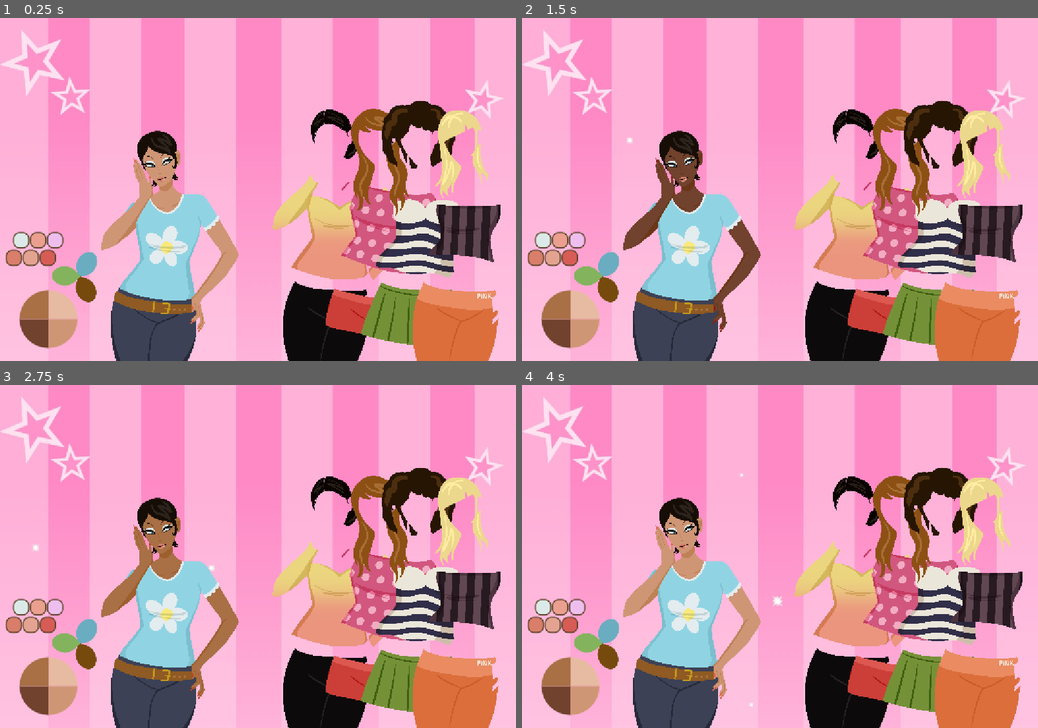
Above: before the commit, frames 1-4 (two rows, left to right).
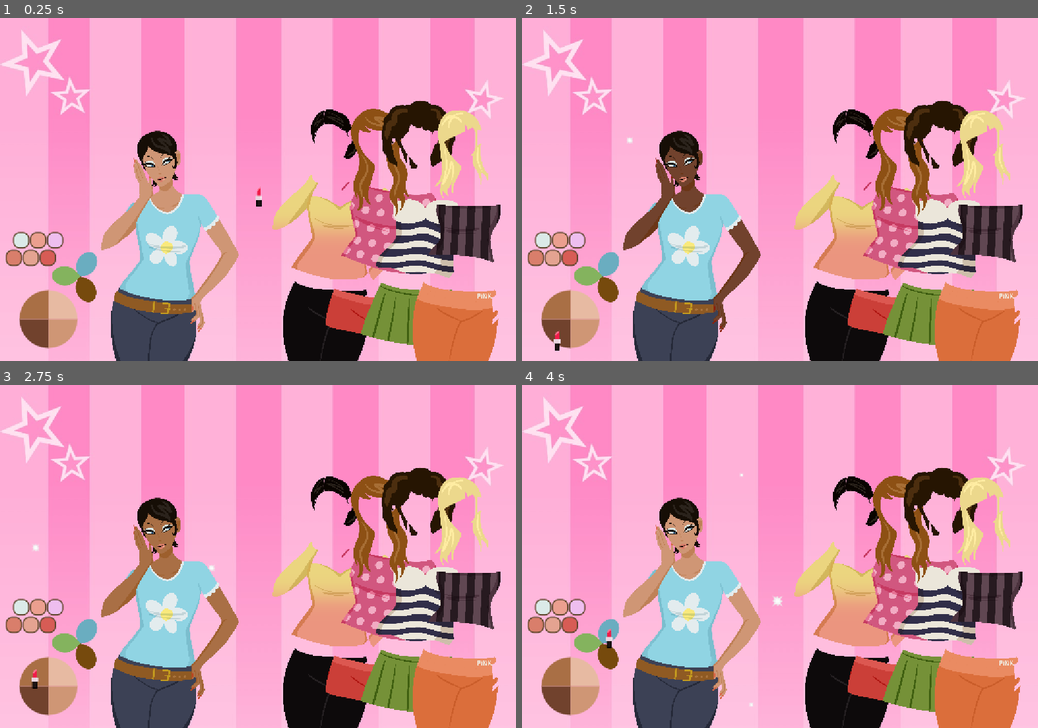
Above: after the commit, the same moments.

Repository: b00kworm4lyf3/ATLS4140-dress-up
Game: Godot game, scene res://main.tscn
Two runs of this game, one before a commit and one after it. Both use one fixed random seed, a clock stepped at 60 frames per second and the inputs below.
Inputs (mouse positions are in pixels of both pictures, inside the frame that each line leads up to):
- Up to frame 1 (0.25 s): no input
- Up to frame 2 (1.5 s): click (583, 306) at 0.5 s; click (558, 333) at 1.25 s
- Up to frame 3 (2.75 s): click (36, 673) at 2 s
- Up to frame 4 (4 s): click (583, 700) at 2.75 s; click (609, 631) at 3.5 s

The runs differ from the first frame. In frame 1, less than 0.1% of the frame differs, in the area x 49-51%, y 49-55%; in frame 2, less than 0.1%; in frame 3, less than 0.1%; in frame 4, less than 0.1%, in the area x 16-18%, y 71-77%.

Commit message:
added custom cursor

Diff:
--- /dev/null
+++ b/cursor-code.gd
@@ -0,0 +1,14 @@
+extends Sprite2D
+
+func _ready() -> void:
+	Input.mouse_mode = Input.MOUSE_MODE_HIDDEN
+
+
+func _physics_process(delta: float) -> void:
+	global_position = lerp(global_position, get_global_mouse_position(), 16.5*delta)
+
+	var desired_roation: float = 100.5 if Input.is_action_pressed("click") else 0.0
+	rotation_degrees = lerp(rotation_degrees, desired_roation, 16.5*delta)
+
+	var desired_scale: Vector2 = Vector2(0.8,0.8) if Input.is_action_pressed("click") else Vector2(0.4,0.4)
+	scale = lerp(scale, desired_scale, 16.5*delta)
--- a/main.tscn
+++ b/main.tscn
@@ -32,6 +32,8 @@
 [ext_resource type="PackedScene" uid="uid://c5dedo6ptwli2" path="res://assets/hair/slickback_bun.tscn" id="28_xuqvo"]
 [ext_resource type="PackedScene" uid="uid://6adcegidnm55" path="res://assets/hair/curly_hair.tscn" id="29_seu75"]
 [ext_resource type="PackedScene" uid="uid://bbmyfu2f2dh4v" path="res://assets/hair/blond_hair.tscn" id="30_htxhm"]
+[ext_resource type="Texture2D" uid="uid://6xdrgfuqdvwl" path="res://assets/cursor/cursor256.png" id="33_4k2k6"]
+[ext_resource type="Script" uid="uid://co3rce3h1alrv" path="res://cursor-code.gd" id="34_4k2k6"]
 
 [sub_resource type="CanvasItemMaterial" id="CanvasItemMaterial_nwoa8"]
 particles_animation = true
@@ -591,6 +593,13 @@
 script = ExtResource("27_a6jrf")
 metadata/_edit_use_anchors_ = true
 
+[node name="CustomCursor" type="Sprite2D" parent="." unique_id=1892354213]
+z_index = 300
+scale = Vector2(2, 2)
+texture = ExtResource("33_4k2k6")
+offset = Vector2(5, 45)
+script = ExtResource("34_4k2k6")
+
 [connection signal="pressed" from="skinParent/skin3" to="skinParent/skin3" method="_on_pressed"]
 [connection signal="pressed" from="skinParent/skin2" to="skinParent/skin2" method="_on_pressed"]
 [connection signal="pressed" from="skinParent/skin1" to="skinParent/skin1" method="_on_pressed"]
Binary file added: assets/cursor/cursor256.png
Not shown, added: assets/cursor/cursor256.png.import
Not shown, added: cursor-code.gd.uid
